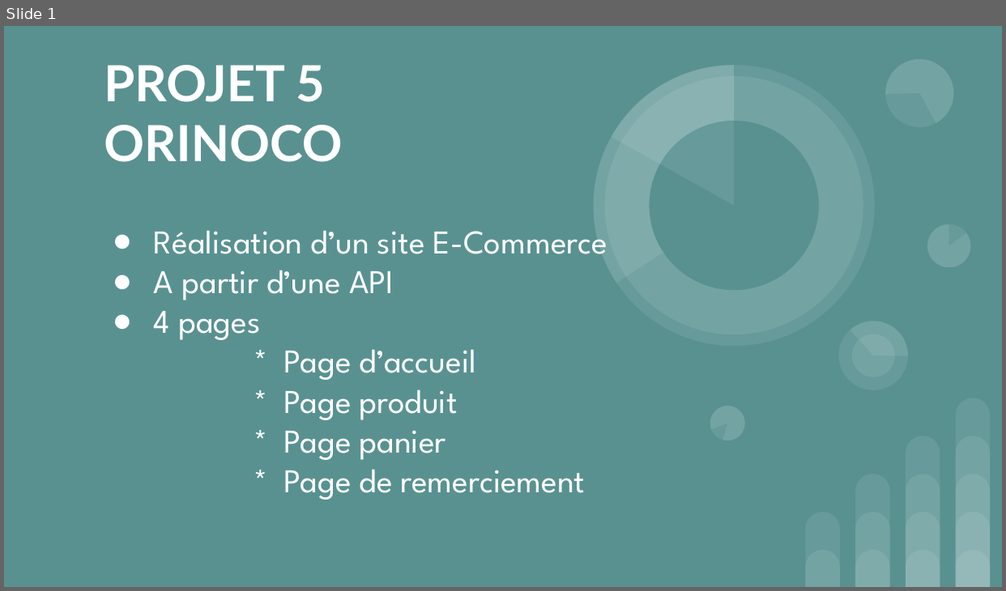
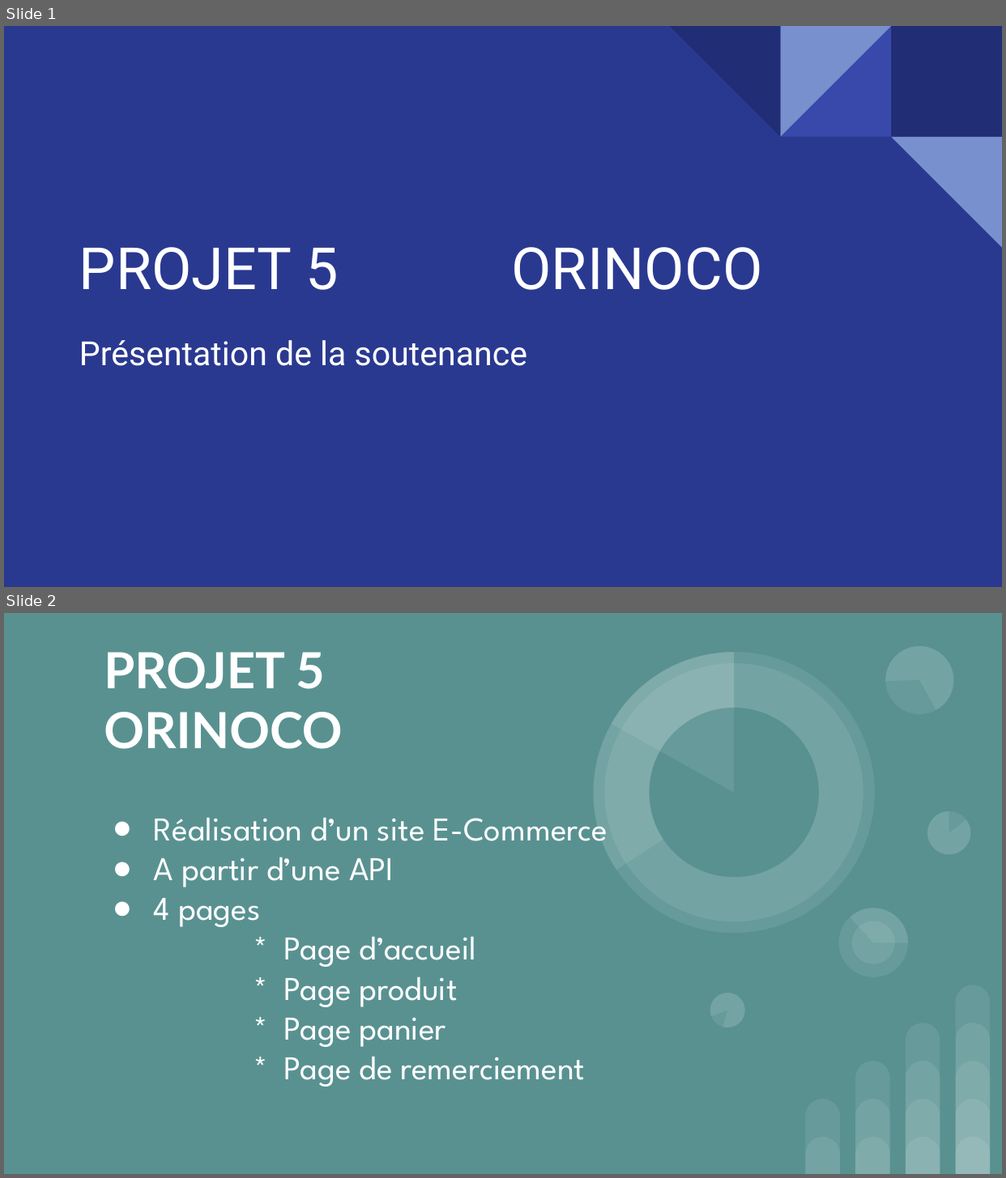
Before and after one commit to MARJAOUI/projetOrinico, a slide deck: presentation p52.pptx. Shown one above the other, each under a label of ours: slide 1 before the commit, slides 1 and 2 after it. The pictures are 1006x591 and 1006x1178 pixels, drawn with LibreOffice and Linux fonts; fonts in the diff are those of the drawing. Boxes give left, top, right and bottom in pixels: in the first picture for what was removed or moved away, otherwise in the second. Text is boxed around its words. In the diff, an @@ line names an element or a change of style, - is before the commit and + after.

```diff
--- a/presentation p52.pptx
+++ b/presentation p52.pptx
@@ slide 1 added at (4, 26, 1002, 587), background #2A3990 @@
@@ group added at (670, 26, 1002, 248): 4 right triangles, 1 rectangle @@
@@ title added at (79, 247, 763, 290), 42 pt, text #FFFFFF @@
+PROJET 5 ORINOCO
@@ subtitle added at (79, 340, 527, 366), 24 pt, text #FFFFFF @@
+Présentation de la soutenance
@@ what was slide 1 is now slide 2 @@
```
Also in this commit, not shown: 1 slide changed, 11 other files.
